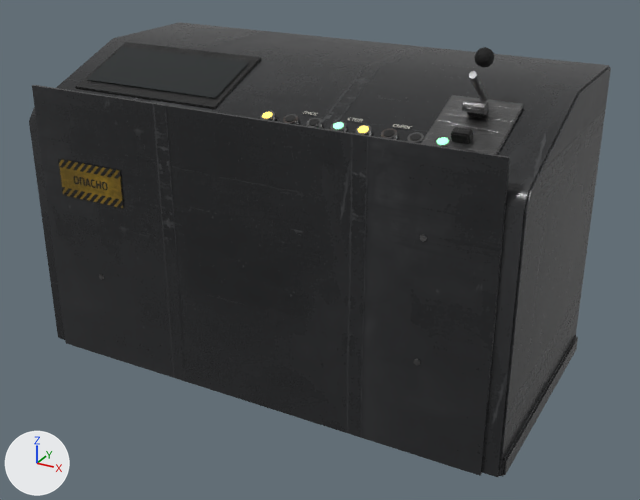
One commit to the glTF model loads/props/control_desk/control_desk.gltf: the scene before it, then after it.
Camera for both pictures: a 50 mm lens placed at (1.314, -2.339, 1.528), pointed at (0.054, -0.048, 0.383). The lights are fixed; the arrows at lower left show +X, +Y and +Z. The picture after the commit comes second. Vertices at exactly the same position are counted once.

The scene before the commit, as lines of its bpy script (objects in view):
```python
me_body = bpy.data.meshes.new('Body')
me_body.from_pydata(...)  # 1030 vertices, 1854 faces; spans x -0.81..0.81, y -0.41..0.42, z 0.0..0.97
# faces by material slot: [200, 844, 468, 144, 144, 8, 2, 44]
me_body.materials.append(mat_painted_metal)
me_body.materials.append(mat_steel_bare)
me_body.materials.append(mat_plastic_panel)
me_body.materials.append(mat_emit_led_green)  # black #000000, glowing green #92ffbd
me_body.materials.append(mat_emit_led_amber)  # black #000000, glowing yellow #ffda62
me_body.materials.append(mat_panel_labels)  # picture img_panel_labels_png
me_body.materials.append(mat_signs_ru)  # picture img_signs_ru_png
me_body.materials.append(mat_rubber_black)
me_screen = bpy.data.meshes.new('Screen')
me_screen.from_pydata(...)  # 4 vertices, 2 faces; spans x -0.25..0.25, y -0.121..0.066, z -0.035..0.037
me_screen.materials.append(mat_screens)
me_switch = bpy.data.meshes.new('Switch')
me_switch.from_pydata(...)  # 102 vertices, 192 faces; spans x -0.03..0.03, y -0.042..0.072, z -0.016..0.146
# faces by material slot: [72, 120]
me_switch.materials.append(mat_steel_bare)
me_switch.materials.append(mat_rubber_black)
ob_body = bpy.data.objects.new('Body', me_body)
ob_body.location = (0.0, 0.0, 0.0)
ob_screen = bpy.data.objects.new('Screen', me_screen)
ob_screen.location = (-0.45, -0.105, 0.922)
ob_switch = bpy.data.objects.new('Switch', me_switch)
ob_switch.location = (0.58, -0.172, 0.945)
```
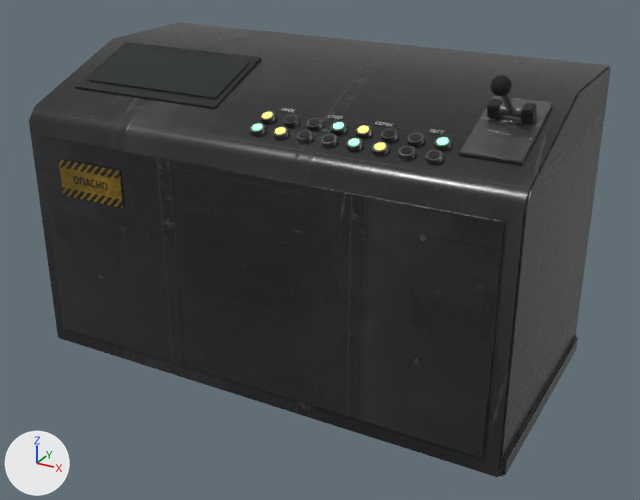
Location of each change, (x1, y1, x2, y2) in pixels of the pictures (640 x 500 px; the box of a moved part takes in the faces that stretch with it):
'Switch', reshaped, moved (36% shorter)
    before: (462, 47, 494, 115)
    after: (490, 75, 523, 118)
part 1 of me_body, moved or reshaped
    before: (32, 85, 510, 476)
    after: (109, 148, 504, 439)
part 2 of me_body, moved or reshaped
    before: (421, 95, 524, 155)
    after: (459, 96, 552, 165)
part 3 of me_body, moved or reshaped
    before: (451, 127, 473, 144)
    after: (487, 98, 502, 119)
part 4 of me_body, moved or reshaped
    before: (467, 110, 489, 117)
    after: (521, 103, 537, 124)
part 5 of me_body, moved or reshaped
    before: (393, 124, 412, 129)
    after: (375, 122, 392, 126)
part 6 of me_switch, added
    after: (499, 104, 523, 118)
part 7 of me_switch, moved or reshaped
    before: (469, 71, 488, 102)
    after: (501, 93, 515, 113)
part 8 of me_switch, moved or reshaped
    before: (474, 47, 494, 67)
    after: (490, 75, 512, 96)
part 9 of me_switch, deleted
    before: (462, 100, 488, 115)

The change, as a list of edits to the scene's bpy script:
```text
Change me_body:
    where me_body.from_pydata(...)  # 1030 vertices, 1854 faces; spans x -0.81..0.81, y -0.41..0.42, z 0.0..0.97
    used by ob_body; location = (0.0, 0.0, 0.0)
    me_body part 1: the loose piece of 8 vertices spanning x -0.75..0.75, y -0.41..-0.4, z 0.0..0.9 is scaled about its middle by (1, 1, 0.756), then moved by (0.0, 0.0, -0.05)
    me_body part 2: the loose piece of 32 vertices spanning x 0.48..0.68, y -0.32..-0.07, z 0.84..0.94 is scaled about its middle by (0.797, 1, 1), then moved by (0.09, 0.02, 0.01)
    me_body part 3: the loose piece of 32 vertices spanning x 0.56..0.6, y -0.28..-0.24, z 0.87..0.91 is scaled about its middle by (0.548, 1.41, 1.41), then moved by (0.05, 0.11, 0.05)
    me_body part 4: the loose piece of 32 vertices spanning x 0.56..0.6, y -0.17..-0.13, z 0.91..0.95 is scaled about its middle by (0.548, 1.41, 1.41), then moved by (0.13, 0.0, 0.01)
    me_body part 5: the loose piece of 4 vertices spanning x 0.34..0.46, y -0.24..-0.21, z 0.88..0.89 is moved by (-0.05, 0.0, 0.0)
Change me_switch:
    used by ob_switch; location = (0.58, -0.172, 0.945)
    remove me_switch.from_pydata(...)  # 102 vertices, 192 faces; spans x -0.03..0.03, y -0.042..0.072, z -0.016..0.146
    add me_switch.from_pydata(...)  # 102 vertices, 192 faces; spans x -0.03..0.03, y -0.135..0.013, z -0.014..0.114
    me_switch part 6: a new loose piece, a 10-sided cylinder along x spanning x -0.03..0.03, y -0.013..0.013, z -0.014..0.014, in mat_steel_bare
    me_switch part 7: the loose piece of 20 vertices spanning x -0.01..0.01, y -0.042..0.072, z 0.001..0.099 is moved by (0.0, -0.062, -0.012)
    me_switch part 8: the loose piece of 62 vertices spanning x -0.026..0.026, y 0.019..0.071, z 0.094..0.146 is moved by (0.0, -0.154, -0.032)
    me_switch part 9: the loose piece of 20 vertices spanning x -0.03..0.03, y -0.015..0.015, z -0.016..0.016 is deleted
Change ob_switch:
    ob_switch.location: (0.58, -0.172, 0.945) -> (0.67, -0.147, 0.94)
```
